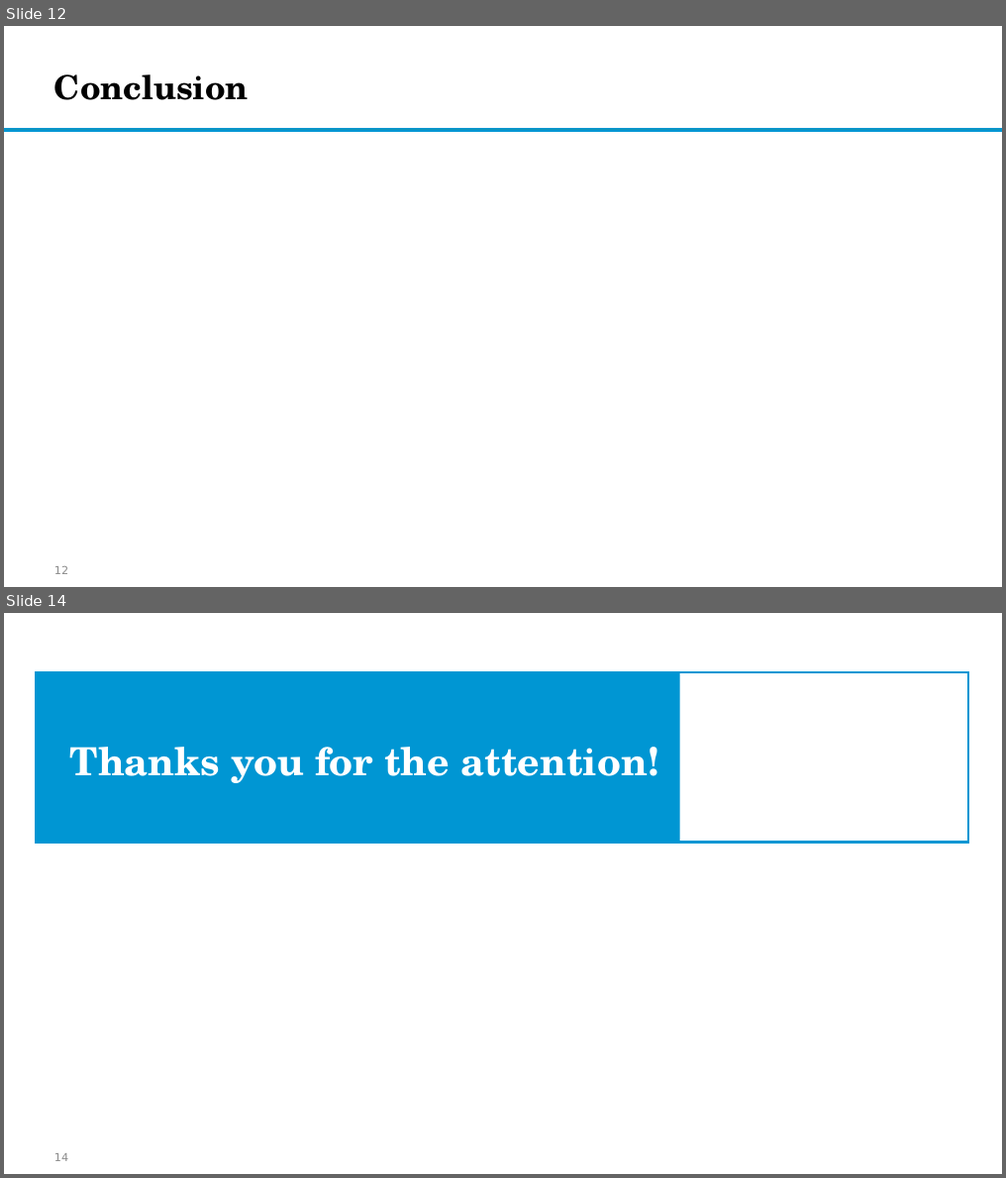
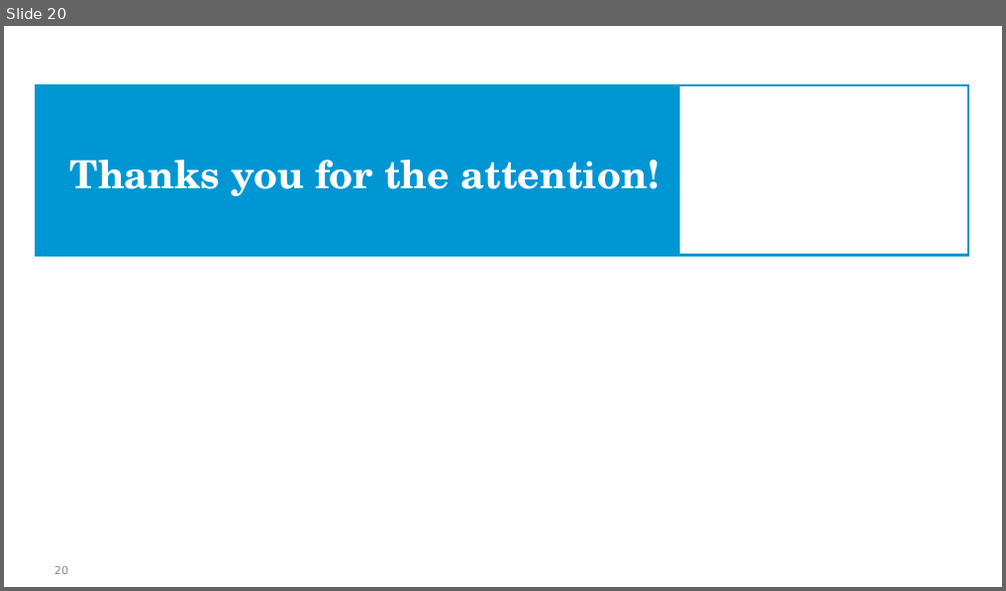
Before and after one commit to EliaDG/EU-Core-Periphery-Division-in-the-wake-of-Deglobalization, a slide deck: 03_final_data/Global Imbalances and Core-Periphery Model in the EU.pptx. Shown one above the other, each under a label of ours: slides 12 and 14 before the commit, slide 20 after it; the slides between them are not shown. The pictures are 1006x1178 and 1006x591 pixels, drawn with LibreOffice and Linux fonts; fonts in the diff are those of the drawing; background and template pictures are left out. Boxes give left, top, right and bottom in pixels: in the first picture for what was removed or moved away, otherwise in the second. Text is boxed around its words. In the diff, an @@ line names an element or a change of style, - is before the commit and + after.

```diff
--- a/03_final_data/Global Imbalances and Core-Periphery Model in the EU.pptx
+++ b/03_final_data/Global Imbalances and Core-Periphery Model in the EU.pptx
@@ slide 12 removed at bbox=[4, 26, 1002, 587], background #FFFFFF @@
@@ title removed at bbox=[54, 75, 249, 100] @@
-Conclusion
@@ rectangle removed at bbox=[4, 129, 1002, 131] @@
@@ page number removed at bbox=[54, 567, 68, 574] @@
-12
@@ what was slide 14 is now slide 20 @@
@@ page number at bbox=[54, 567, 68, 574]: text changed @@
-14
+20
```
Also in this commit, not shown: 6 slides changed, 17 slides added, 6 other slides removed, 11 other files.
